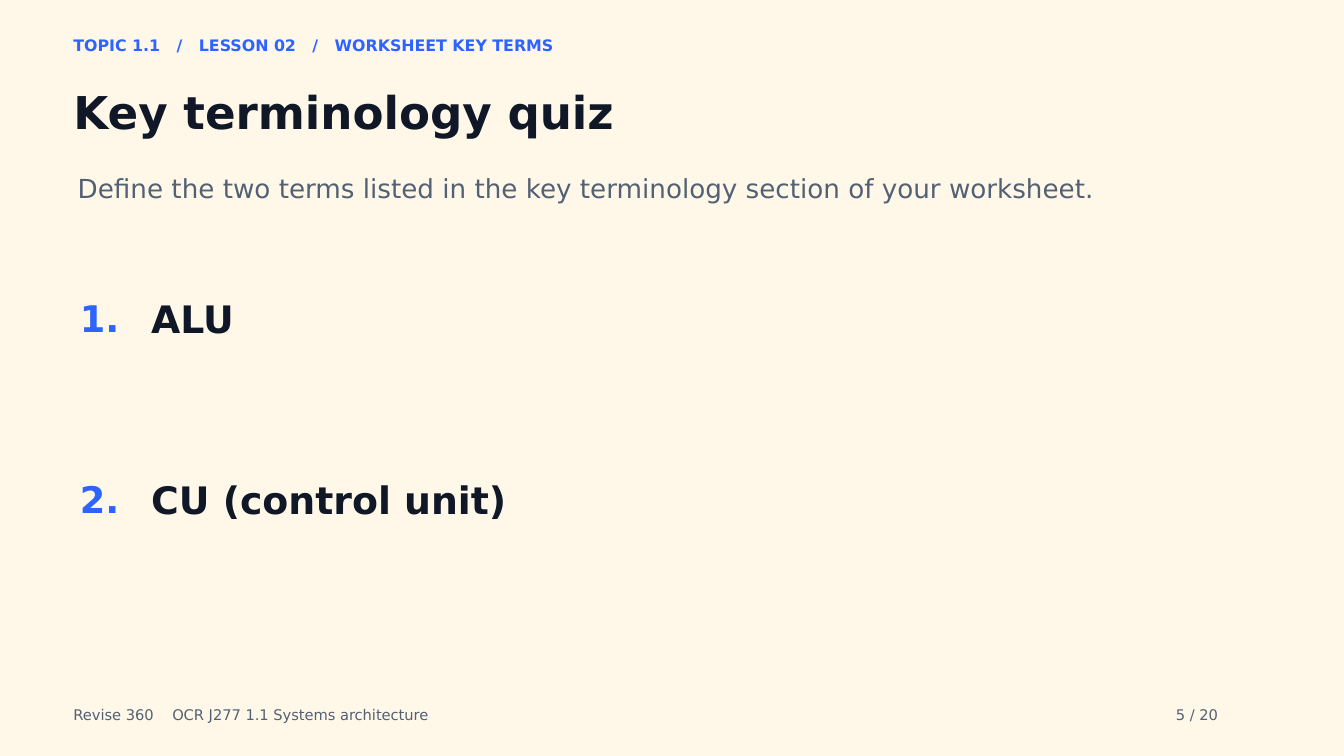
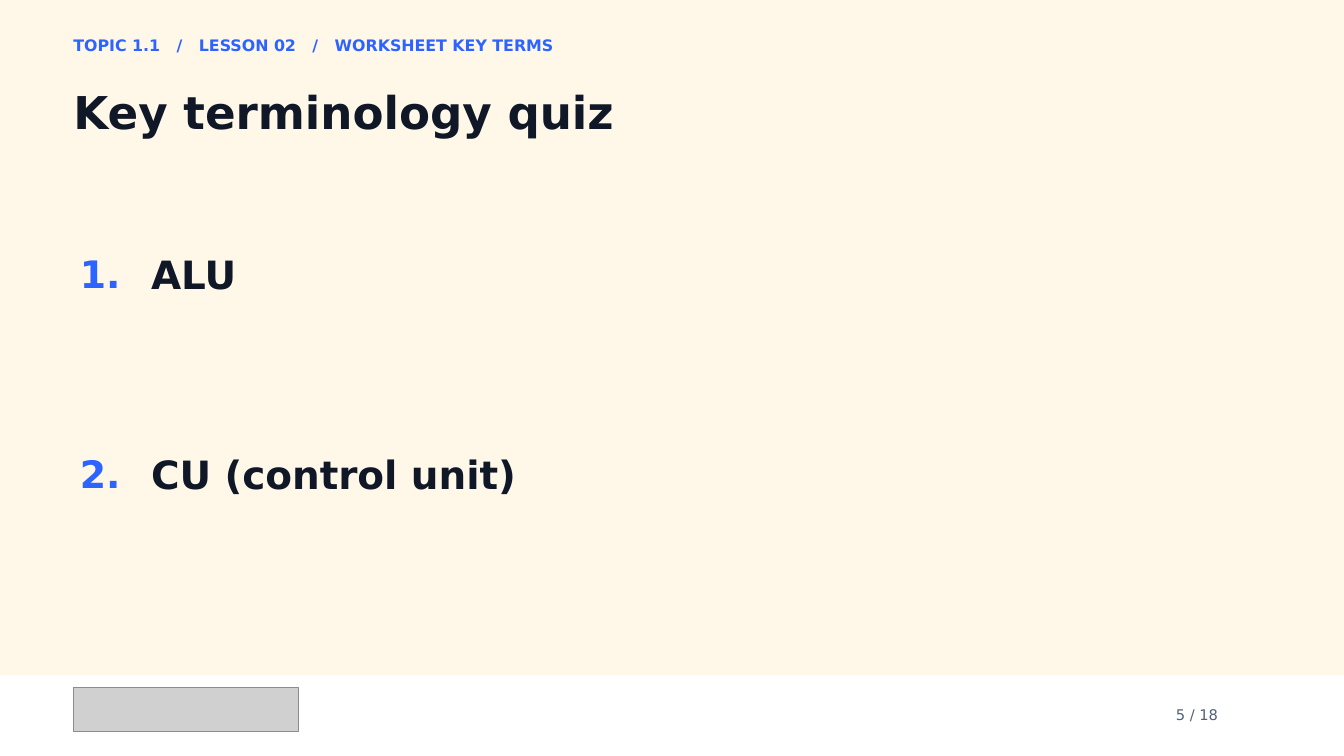
Before and after one commit to MrP-CS/Revise360, a slide deck: slide 5 of presentations/SA_L02_VonNeumannHQ_Lesson.pptx. Drawn at 1344x756 pixels with LibreOffice and Linux fonts; fonts in the diff are those of the drawing; grey boxes stand for pictures. Boxes give left, top, right and bottom in pixels: in the first picture for what was removed or moved away, otherwise in the second. Text is boxed around its words. In the diff, an @@ line names an element or a change of style, - is before the commit and + after.

```diff
--- a/presentations/SA_L02_VonNeumannHQ_Lesson.pptx
+++ b/presentations/SA_L02_VonNeumannHQ_Lesson.pptx
@@ text removed at <box>78,178,1093,203</box> @@
-Define the two terms listed in the key terminology section of your worksheet.
@@ text "1." at <box>80,260,121,288</box>: size 26.2 to 27 pt @@
@@ text "1.": place and size @@
-text "1." at <box>80,305,119,332</box>
+text "1." at <box>80,260,121,288</box>
@@ text "ALU" at <box>151,260,236,290</box>: size 27 to 27.8 pt @@
@@ text "ALU": place and size @@
-text "ALU" at <box>151,305,234,334</box>
+text "ALU" at <box>151,260,236,290</box>
@@ text "2.": place and size @@
-text "2." at <box>80,485,119,513</box>
+text "2." at <box>80,460,121,488</box>
@@ text "2." at <box>80,460,121,488</box>: size 26.2 to 27 pt @@
@@ text "CU (control unit)": place and size @@
-text "CU (control unit)" at <box>151,485,506,519</box>
+text "CU (control unit)" at <box>151,459,516,494</box>
@@ text "CU (control unit)" at <box>151,459,516,494</box>: size 27 to 27.8 pt @@
@@ rectangle added at <box>0,676,1344,756</box>, fill #FFFFFF @@
@@ picture added at <box>74,689,298,732</box> @@
@@ text removed at <box>73,709,428,723</box> @@
-Revise 360 OCR J277 1.1 Systems architecture
@@ text at <box>1176,709,1218,720</box>: text changed @@
-5 / 20
+5 / 18
```
Also in this commit, not shown: 17 other slides changed, 2 slides removed, 4 other files.
